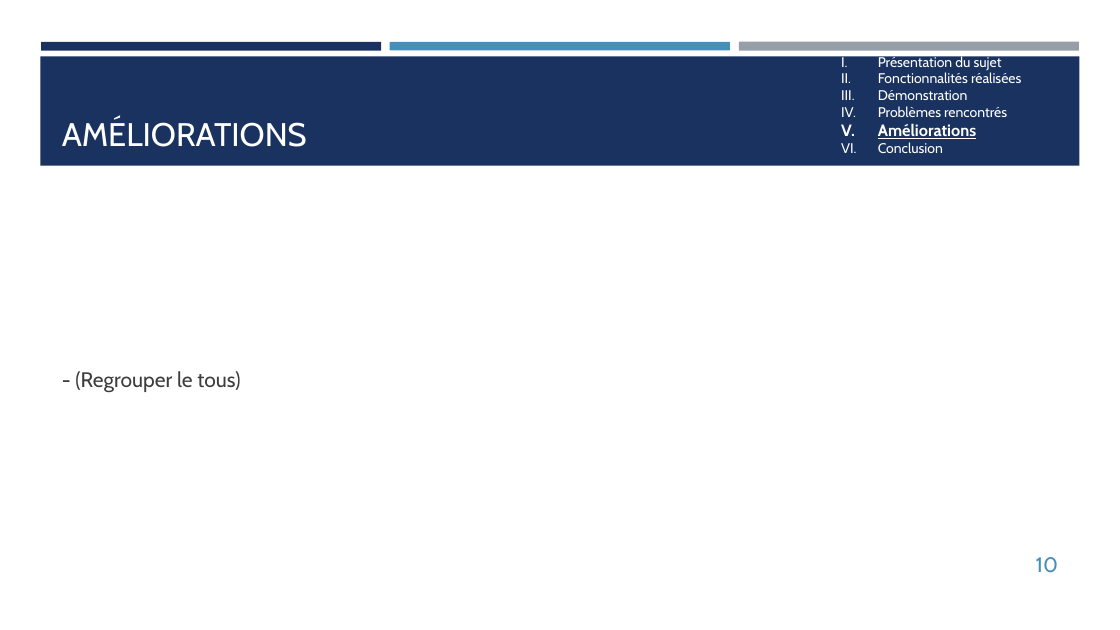
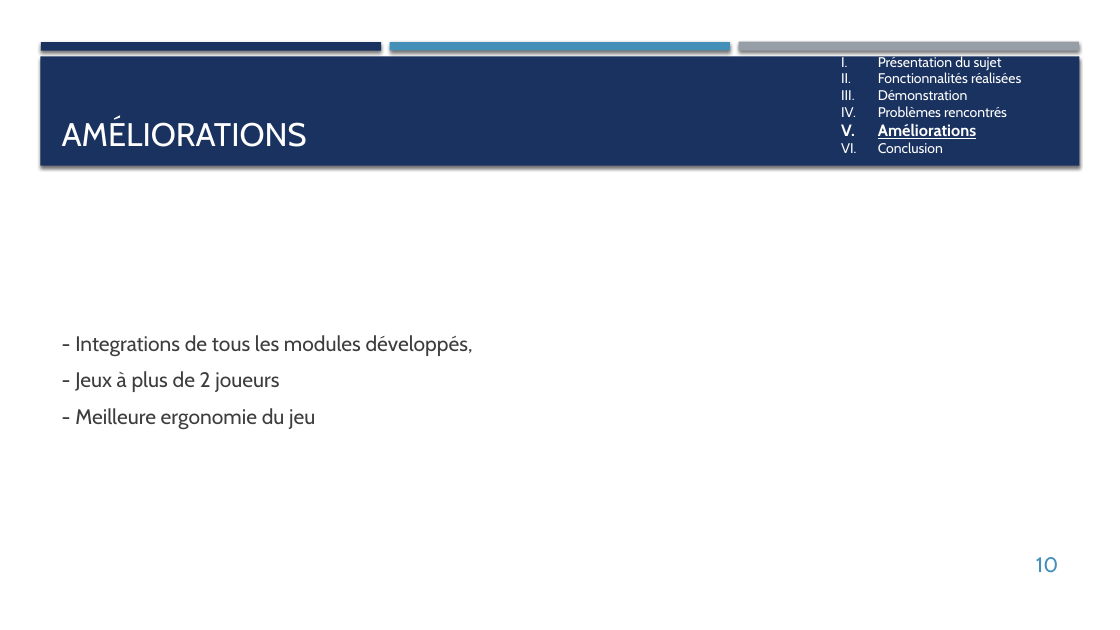
Before and after one commit to jn-robert/PokerProjet, a slide deck: slide 10 of Projet tuteuré.pptx. Drawn at 1120x630 pixels with LibreOffice and Linux fonts; fonts in the diff are those of the drawing. Boxes give left, top, right and bottom in pixels: in the first picture for what was removed or moved away, otherwise in the second. Text is boxed around its words. In the diff, an @@ line names an element or a change of style, - is before the commit and + after.

Commit message:
améliorations

```diff
--- a/Projet tuteuré.pptx
+++ b/Projet tuteuré.pptx
@@ shadow on in 4 elements at [41,42,381,50], [739,42,1079,51], [390,42,730,50], [40,56,1080,166] @@
@@ text at [75,335,473,430]: text changed @@
-- (Regrouper le tous)
+- Integrations de tous les modules développés,
+- Jeux à plus de 2 joueurs
+- Meilleure ergonomie du jeu
```
Also in this commit, not shown: 10 other slides changed.
